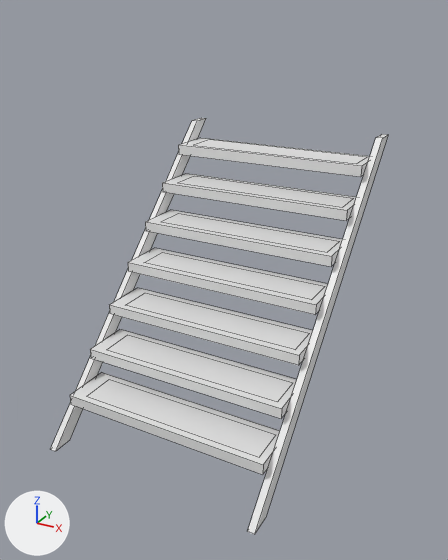
The FBX model Assets/Models/Catwalk/Ladder.fbx, before and after one commit.
Rendered twice from a camera (50 mm lens) standing at (3.97, -7.09, 5.74) and looking at (0.11, -0.08, 2.24). The lights are fixed; the arrows at lower left show +X, +Y and +Z. Mesh edges are drawn as thin lines. Where no turn or scale is listed for an object, it has been applied to the vertices. Vertices at the same position are counted once.

In view in the first picture: 'Ladder'.
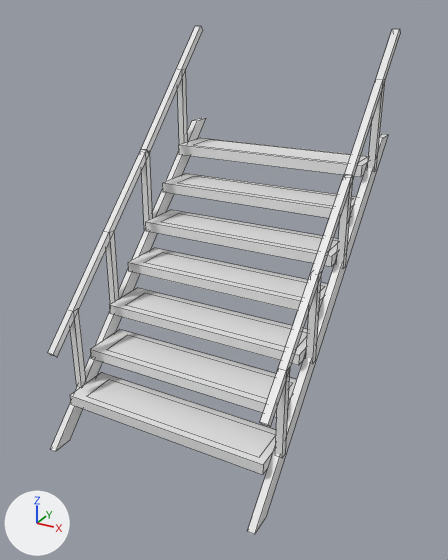
Commit message: Add hald rail to ladder

Where the newer file only moved an object's origin or applied its transform, the numbers keep the older frame.

Changed parts and their boxes [x1, y1, x2, y2] in the pictures (448 x 560 px):
```json
{"object": "Ladder", "change": "reshaped", "before": [51, 118, 388, 534], "after": [48, 26, 400, 534], "on screen": "22% taller"}
{"part": 1, "of": "me_ladder", "change": "added", "after": [48, 26, 400, 458]}
```

Edits to the scene script, one JSON object a line:
```json
{"block": "me_ladder", "where": "# used by ob_ladder; location = (0.0, 0.0, 0.0)"}
{"op": "remove", "block": "me_ladder", "code": "me_ladder.from_pydata(...)  # 100 vertices, 61 faces; spans x -1.61..1.61, y -2.05..2.25, z 0.01..4.01"}
{"op": "add", "block": "me_ladder", "code": "me_ladder.from_pydata(...)  # 196 vertices, 127 faces; spans x -1.65..1.64, y -2.05..2.25, z 0.01..5.47"}
{"block": "me_ladder", "change": "me_ladder part 1"}
{"block": "me_ladder", "change": "48 vertices are added at x -1.65..1.54, y -1.84..2.22, z 0.66..5.47"}
{"block": "me_ladder", "change": "48 new vertices lie (0.1, 0.0, 0.0) away from vertices in x -1.65..1.54, y -1.84..2.22, z 0.66..5.47"}
{"block": "me_ladder", "change": "66 new faces join them"}
```
